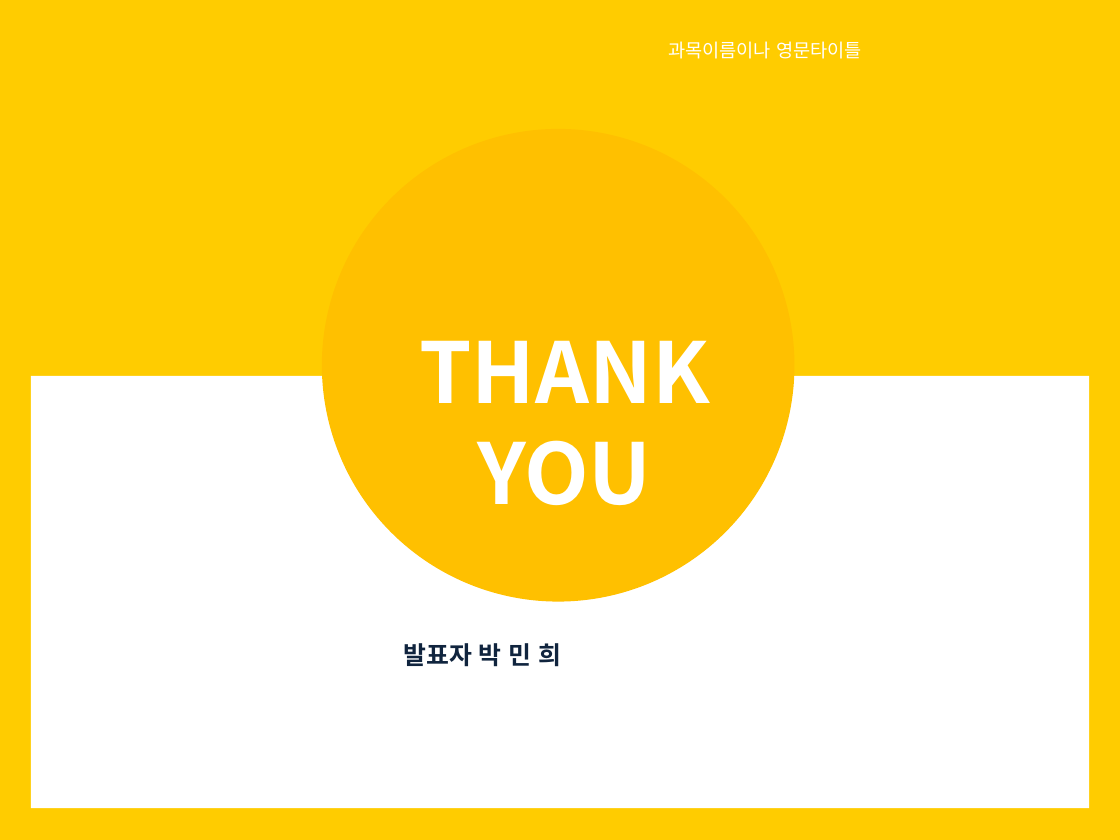
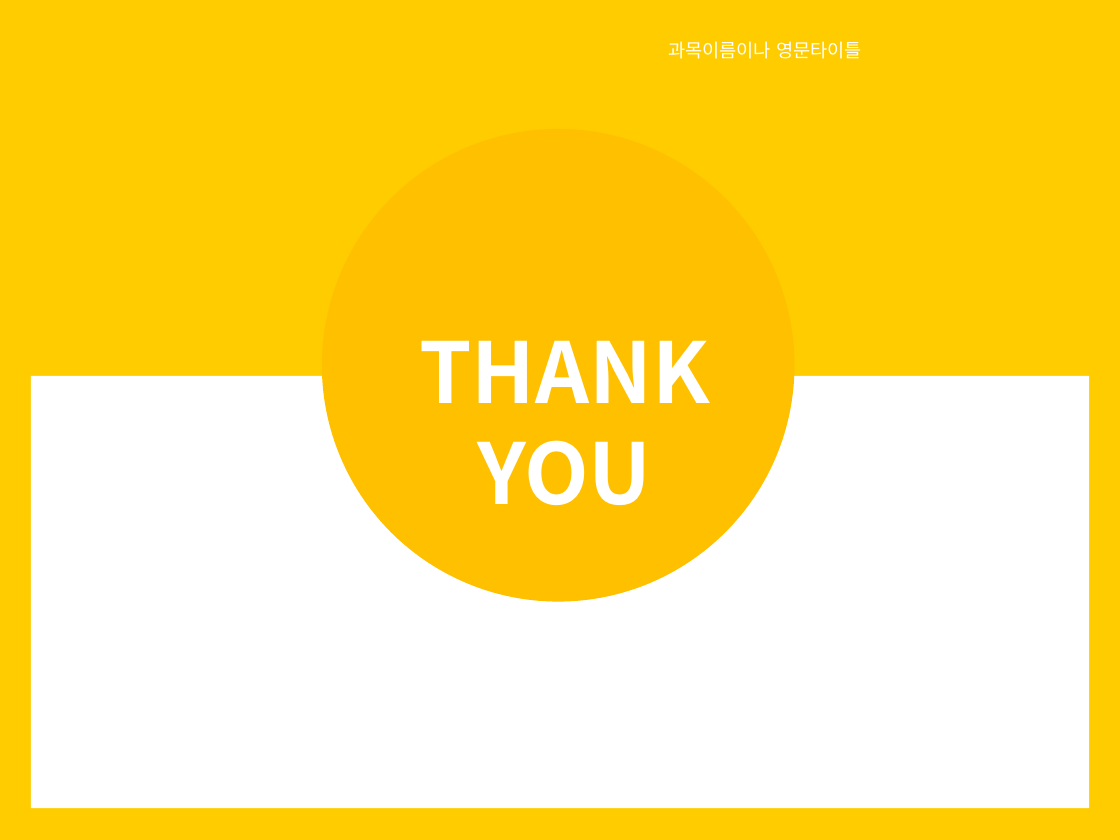
Before and after one commit to soothingni/PROJECT1, a slide deck: slide 42 of 치즈.pptx (slide 22 before the commit). Drawn at 1120x840 pixels with LibreOffice and Linux fonts; fonts in the diff are those of the drawing. Boxes give left, top, right and bottom in pixels: in the first picture for what was removed or moved away, otherwise in the second. Text is boxed around its words. In the diff, an @@ line names an element or a change of style, - is before the commit and + after.

```diff
--- a/치즈.pptx
+++ b/치즈.pptx
@@ text removed at <box>403,643,561,667</box> @@
-발표자 박 민 희
```
Also in this commit, not shown: 21 other slides changed, 20 slides added.
